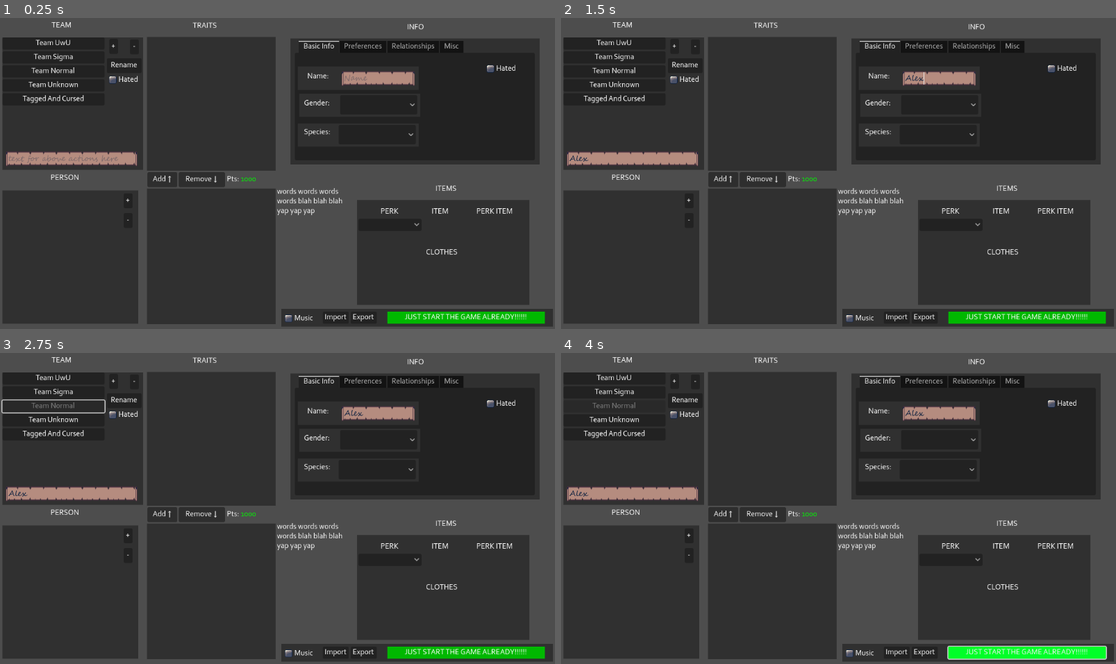
Above: before the commit, frames 1-4 (two rows, left to right).
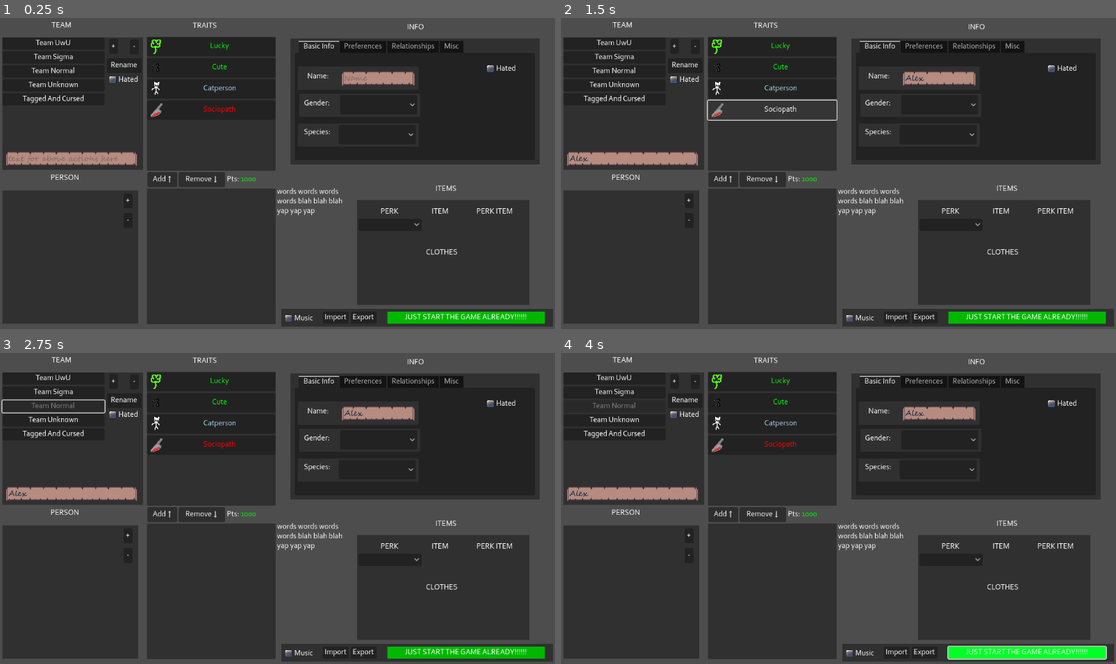
Above: after the commit, the same moments.

Repository: pivinx1/the-progressbar-games
Game: Godot game, scene res://main.tscn
The game is run twice, just before and just after one commit, with the same random seed, the same clock (stepped at 60 frames per second) and the same inputs.
Inputs (mouse positions are in pixels of both pictures, inside the frame that each line leads up to):
- Up to frame 1 (0.25 s): no input
- Up to frame 2 (1.5 s): click (633, 157) at 0.52 s; type "Alex" at 0.6 s; click (938, 77) at 0.75 s; type "Alex" at 0.83 s; click (771, 111) at 1.25 s, where only the run after the commit has a clickable "Sociopath"
- Up to frame 3 (2.75 s): click "Team Normal" at 2 s
- Up to frame 4 (4 s): click "JUST START THE GAME ALREADY!!…" at 2.75 s; click "JUST START THE GAME ALREADY!!…" at 3.5 s

The runs differ from the first frame. In frame 1, 0.3% of the frame differs, in the area x 27-43%, y 6-32%; in frame 2, 0.5%, in the area x 26-66%, y 6-34%; in frame 3, 0.3%; in frame 4, 0.3%.

Commit message:
start work on traits

Diff:
--- a/main.tscn
+++ b/main.tscn
@@ -1,7 +1,8 @@
-[gd_scene load_steps=19 format=3 uid="uid://cxayalg56lxxq"]
+[gd_scene load_steps=20 format=3 uid="uid://cxayalg56lxxq"]
 
 [ext_resource type="Theme" uid="uid://b48hn2nvb4mhj" path="res://other/theme.tres" id="1_2u7vi"]
 [ext_resource type="Texture2D" uid="uid://31saiowboqgh" path="res://images/male.png" id="2_qeaqh"]
+[ext_resource type="Script" path="res://traits.gd" id="3_7333d"]
 [ext_resource type="Script" path="res://teams.gd" id="3_wo6sl"]
 [ext_resource type="Texture2D" uid="uid://bqbfuromqryhh" path="res://images/female.png" id="3_yf4do"]
 [ext_resource type="Texture2D" uid="uid://b5w0bttkryivs" path="res://images/idk.png" id="4_mg07t"]
@@ -147,7 +148,7 @@
 offset_bottom = 78.0
 text = "-"
 
-[node name="SelectedTraits" type="Panel" parent="."]
+[node name="SelectedTraits" type="Panel" parent="." node_paths=PackedStringArray("selected_trait_box", "unselected_trait_box")]
 layout_mode = 1
 anchors_preset = 9
 anchor_bottom = 1.0
@@ -156,6 +157,9 @@
 offset_right = 572.0
 offset_bottom = -329.0
 grow_vertical = 2
+script = ExtResource("3_7333d")
+selected_trait_box = NodePath("VBoxContainer")
+unselected_trait_box = NodePath("../UnselectedTraits/VBoxContainer")
 
 [node name="VBoxContainer" type="VBoxContainer" parent="SelectedTraits"]
 layout_mode = 1
--- a/project.godot
+++ b/project.godot
@@ -17,7 +17,7 @@
 
 [autoload]
 
-Things="*res://things.gd"
+data="*res://things.gd"
 
 [display]
 
--- a/things.gd
+++ b/things.gd
@@ -14,9 +14,9 @@
 	MEDICAL,
 }
 enum GearType {
-	STANDARD,
-	POWERED,
-	COSMETIC,
+	HAT,
+	SHIRT,
+	PANTS,
 }
 var things = {
 	"member" = {
@@ -44,7 +44,7 @@
 			"points" = 4,
 			"type" = TraitType.GOOD,
 			"effects" = {"luck" = 5},
-			"icon" = "res://images/lucky.png"
+			"icon" = preload("res://images/lucky.png"),
 		},
 		"cute" = {
 			"name" = "Cute",
@@ -52,21 +52,36 @@
 			"points" = 4,
 			"type" = TraitType.GOOD,
 			"effects" = {"cuteness" = 5},
-			"icon" = "res://images/cute.png"
+			"icon" = preload("res://images/cute.png"),
 		},
 		"catperson" = {
 			"name" = "Catperson",
 			"description" = "Kind, cute, but bad at fighting.",
 			"points" = 4,
 			"type" = TraitType.SPECIES,
-			"icon" = "res://images/catperson.png",
+			"icon" = preload("res://images/catperson.png"),
 			"effects" = {
 				"cuteness" = 5,
 				"pacifism" = 2.5,
 				"kindness" = 5,
 				"firearms" = -5,
-				"melee" = -5
+				"melee" = -5,
+				"medical" = 2.5,
 			},
 		},
+		"sociopath" = {
+			"name" = "Sociopath",
+			"description" = "Will kill, lie and act recklessly.",
+			"points" = 6,
+			"type" = TraitType.NEGATIVE,
+			"icon" = preload("res://images/physchopath.png"),
+			"effects" = {
+				"suicidal" = 2.5,
+				"devious" = 10,
+				"kindness" = -7.5,
+				"happiness" = -2,
+				"luck" = -1,
+			}
+		}
 	},
 };
--- /dev/null
+++ b/traits.gd
@@ -0,0 +1,31 @@
+extends Panel
+
+@export var selected_trait_box: VBoxContainer
+@export var unselected_trait_box: VBoxContainer
+
+func get_trait_font_color(type: data.TraitType):
+	match type:
+		data.TraitType.GOOD:
+			return Color.GREEN
+		data.TraitType.NEUTRAL:
+			return Color.WHITE
+		data.TraitType.NEGATIVE:
+			return Color.RED
+		data.TraitType.SPECIES:
+			return Color.LIGHT_BLUE
+		_:
+			return Color.DIM_GRAY
+# Called when the node enters the scene tree for the first time.
+func _ready():
+	for perk in data.things["traits"]:
+		var current_perk = data.things["traits"][perk]
+		var button = Button.new()
+		button.name = current_perk["name"]
+		button.text = current_perk["name"]
+		button.icon = current_perk["icon"]
+		button.add_theme_color_override("font_color",get_trait_font_color(current_perk["type"]))
+		selected_trait_box.add_child(button)
+
+# Called every frame. 'delta' is the elapsed time since the previous frame.
+func _process(delta):
+	pass
Binary file added: images/physchopath.png
Not shown, added: images/physchopath.png.import
